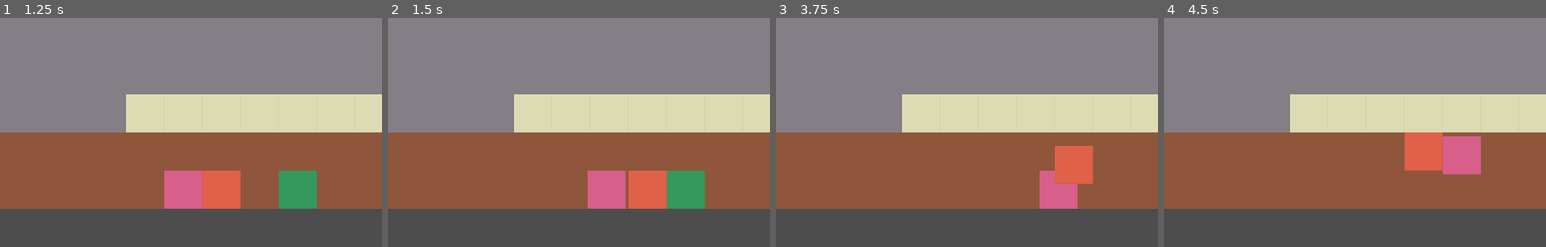
Above: before the commit, frames 1-4 (left to right).
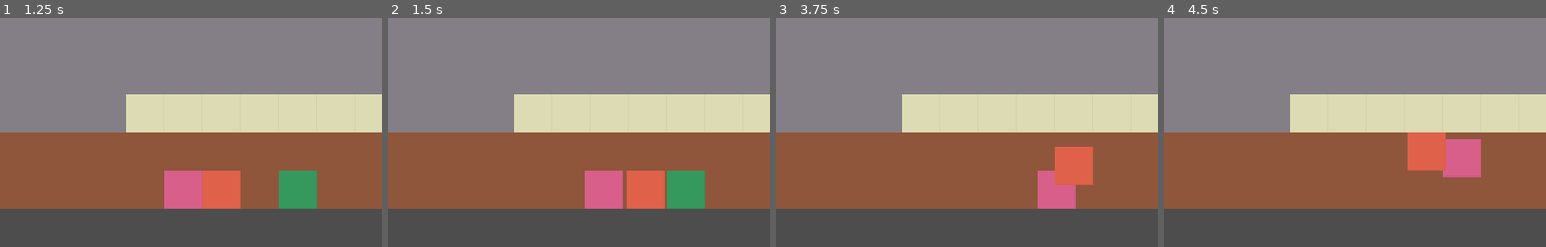
Above: after the commit, the same moments.

Repository: strawstack/MinnHax2023
Game: Godot game, scene res://main_menu.tscn
Two runs of this game, one before a commit and one after it. Both use one fixed random seed, a clock stepped at 60 frames per second and the inputs below.
Inputs:
- Up to frame 1 (1.25 s): click "Start Game" at 0.5 s
- Up to frame 2 (1.5 s): tap Enter (action) at 1.25, 1.35 s; hold Right (right) from 1.28 s (still down)
- Up to frame 3 (3.75 s): tap Space at 2 s; release Right (right) at 2.03 s; hold Down (down) 2.03-2.78 s; tap Enter (action) at 2.1, 2.75, 2.85, 3.6 s; hold Right (right) 2.78-3.53 s; hold Up (up) from 3.53 s (still down)
- Up to frame 4 (4.5 s): tap Space at 4.25 s; release Up (up) at 4.28 s; hold Left (left) from 4.28 s (still down); tap Enter (action) at 4.35 s
The pictures show only the part of the screen within x 4-54%, y 0-50%; the shares and areas given below are measured in that part.

Frame 1 is identical in both runs. In frame 2, 0.4% of the frame differs, in the area x 51-73%, y 66-84%; in frame 3, 0.2%; in frame 4, 0.5%, in the area x 63-83%, y 50-70%.

Commit message:
Change walk time to fix frame glitch. Shorten opening dialogue.

Diff:
--- a/MinnMaxGodot/events/start/data.json
+++ b/MinnMaxGodot/events/start/data.json
@@ -8,7 +8,7 @@
 		{
 			"type": "text",
 			"name": "ben",
-			"value": "Hi Janet Garcia, this is our new show for New Show Plus; it's called Walking Simulator Simulator. So, Leo and I are gonna go for a little stroll along the big money, we call it, as you remember Janet you've seen this bad boy."
+			"value": "Hi Janet Garcia, this is our new show; it's called Walking Simulator Simulator Simulator. Leo and I are gonna go for a little stroll along the big money we call it. You remember Janet; you've seen this bad boy."
 		},
 		{
 			"type": "text",
--- a/MinnMaxGodot/main.tscn
+++ b/MinnMaxGodot/main.tscn
@@ -251,6 +251,7 @@
 
 [node name="blumpo" type="AudioStreamPlayer" parent="audioStreams"]
 stream = ExtResource("18_qc8x5")
+volume_db = 10.0
 
 [node name="cave_for_people" type="AudioStreamPlayer" parent="audioStreams"]
 stream = ExtResource("18_vk0en")
--- a/MinnMaxGodot/player.gd
+++ b/MinnMaxGodot/player.gd
@@ -21,8 +21,7 @@
 		Vector2(-1, 0)
 	]
 
-func movingFalse(worldTarget):
-	set_global_position(worldTarget)
+func movingFalse():
 	var state = gc.getState()
 	var curCell = currentCell()
 	if state["active_char"] == charName:
@@ -41,8 +40,8 @@
 
 	var tween = create_tween()
 	var worldTarget = gc.cellToWorld(targetCell)
-	tween.tween_property(self, "position", worldTarget, 0.2)
-	tween.tween_callback(func(): movingFalse(worldTarget))
+	tween.tween_property(self, "position", worldTarget, 0.216)
+	tween.tween_callback(movingFalse)
 
 func listenForMovement(targetCell):
 	gc.setState(func(s): s[charName]["cell"] = targetCell)
@@ -60,9 +59,47 @@
 	var fd = facingLookup[facing]
 	gc.setState(func(s): s[charName]["cell"] = charState["cell"] + fd)
 
-func _process(delta):
+func checkKeys(charState):
+	if Input.is_action_pressed("up"):
+		facing = 0
 
-	print("_process(delta)")
+	elif Input.is_action_pressed("right"):
+		facing = 1
+
+	elif Input.is_action_pressed("down"):
+		facing = 2
+
+	elif Input.is_action_pressed("left"):
+		facing = 3
+
+	if Input.is_action_pressed("up"):
+		var tc = charState["cell"] + Vector2(0, -1)
+		if gc.inBounds(tc):
+			gc.setState(func(s): s[charName]["cell"] = tc)
+
+	elif Input.is_action_pressed("right"):
+		var tc = charState["cell"] + Vector2(1, 0)
+		if gc.inBounds(tc):
+			gc.setState(func(s): s[charName]["cell"] = tc)
+
+	elif Input.is_action_pressed("down"):
+		var tc = charState["cell"] + Vector2(0, 1)
+		if gc.inBounds(tc):
+			gc.setState(func(s): s[charName]["cell"] = tc)
+
+	elif Input.is_action_pressed("left"):
+		var tc = charState["cell"] + Vector2(-1, 0)
+		if gc.inBounds(tc):
+			gc.setState(func(s): s[charName]["cell"] = tc)
+
+func maybeMove():
+	var newCell = gc.getState()[charName]["cell"]
+	var curCell = currentCell()
+	if not (newCell.is_equal_approx(curCell)):
+		gc.setState(func(s): s[charName]["moving"] = true)
+		move(newCell)
+
+func _process(_delta):
 
 	var state = gc.getState()
 	var charState = state[charName]
@@ -76,43 +113,6 @@
 					processSlip(charState)
 
 				else:
+					checkKeys(charState)
 
-					if Input.is_action_pressed("up"):
-						facing = 0
-
-					elif Input.is_action_pressed("right"):
-						facing = 1
-
-					elif Input.is_action_pressed("down"):
-						facing = 2
-
-					elif Input.is_action_pressed("left"):
-						facing = 3
-
-					if Input.is_action_pressed("up"):
-						var tc = charState["cell"] + Vector2(0, -1)
-						if gc.inBounds(tc):
-							gc.setState(func(s): s[charName]["cell"] = tc)
-
-					elif Input.is_action_pressed("right"):
-						var tc = charState["cell"] + Vector2(1, 0)
-						if gc.inBounds(tc):
-							print("right: ", delta)
-							gc.setState(func(s): s[charName]["cell"] = tc)
-
-					elif Input.is_action_pressed("down"):
-						var tc = charState["cell"] + Vector2(0, 1)
-						if gc.inBounds(tc):
-							gc.setState(func(s): s[charName]["cell"] = tc)
-
-					elif Input.is_action_pressed("left"):
-						var tc = charState["cell"] + Vector2(-1, 0)
-						if gc.inBounds(tc):
-							gc.setState(func(s): s[charName]["cell"] = tc)
-
-			var newCell = gc.getState()[charName]["cell"]
-			var curCell = currentCell()
-			if not (newCell.is_equal_approx(curCell)):
-				gc.setState(func(s): s[charName]["moving"] = true)
-				print("move(newCell)")
-				move(newCell)
+			maybeMove()
